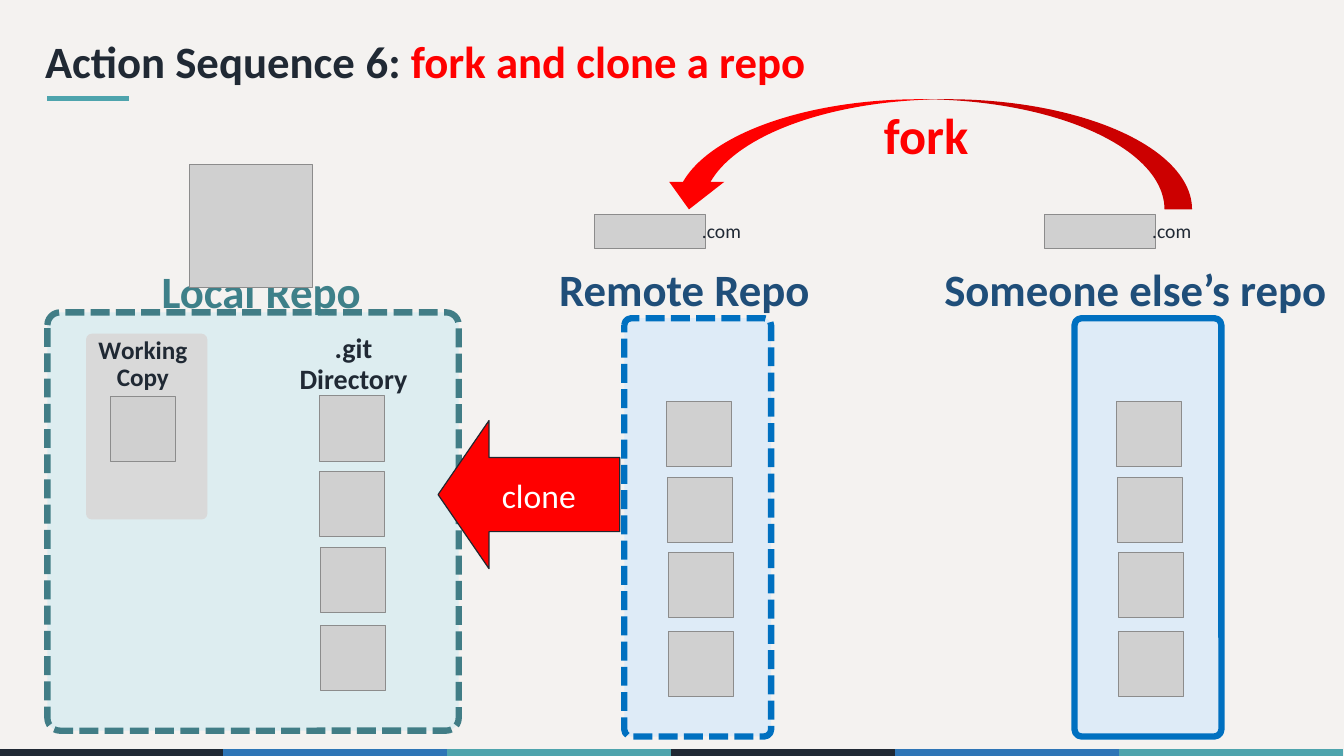
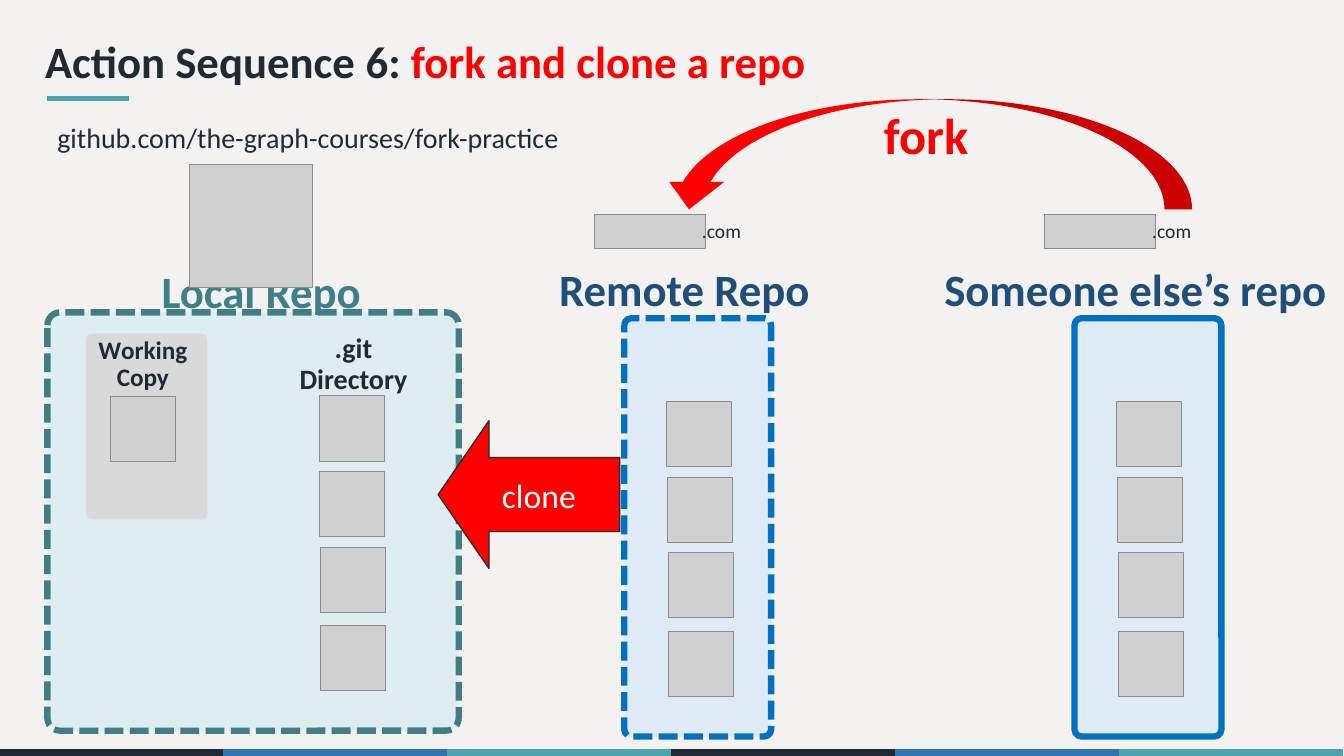
Before and after one commit to the-graph-courses/idap_book, a slide deck: slide 34 of slides/intro_to_git.pptx (slide 30 before the commit). Drawn at 1344x756 pixels with LibreOffice and Linux fonts; fonts in the diff are those of the drawing; grey boxes stand for pictures. Boxes give left, top, right and bottom in pixels: in the first picture for what was removed or moved away, otherwise in the second. Text is boxed around its words. In the diff, an @@ line names an element or a change of style, - is before the commit and + after.

```diff
--- a/slides/intro_to_git.pptx
+++ b/slides/intro_to_git.pptx
@@ text added at (x1=57, y1=128, x2=558, y2=153), 20 pt, text #202934 @@
+github.com/the-graph-courses/fork-practice
```
Also in this commit, not shown: 4 slides added, 42 other files.
